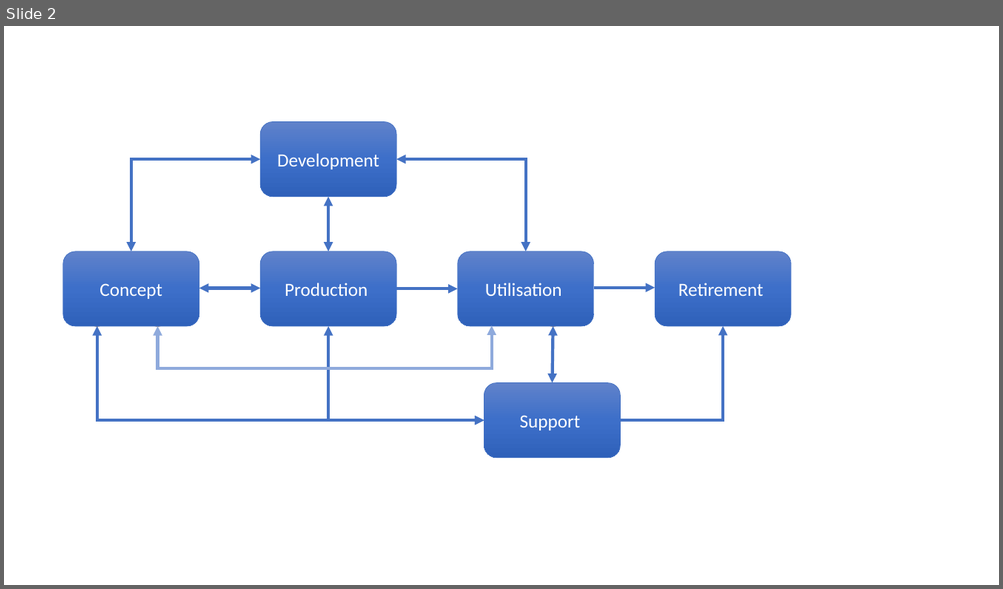
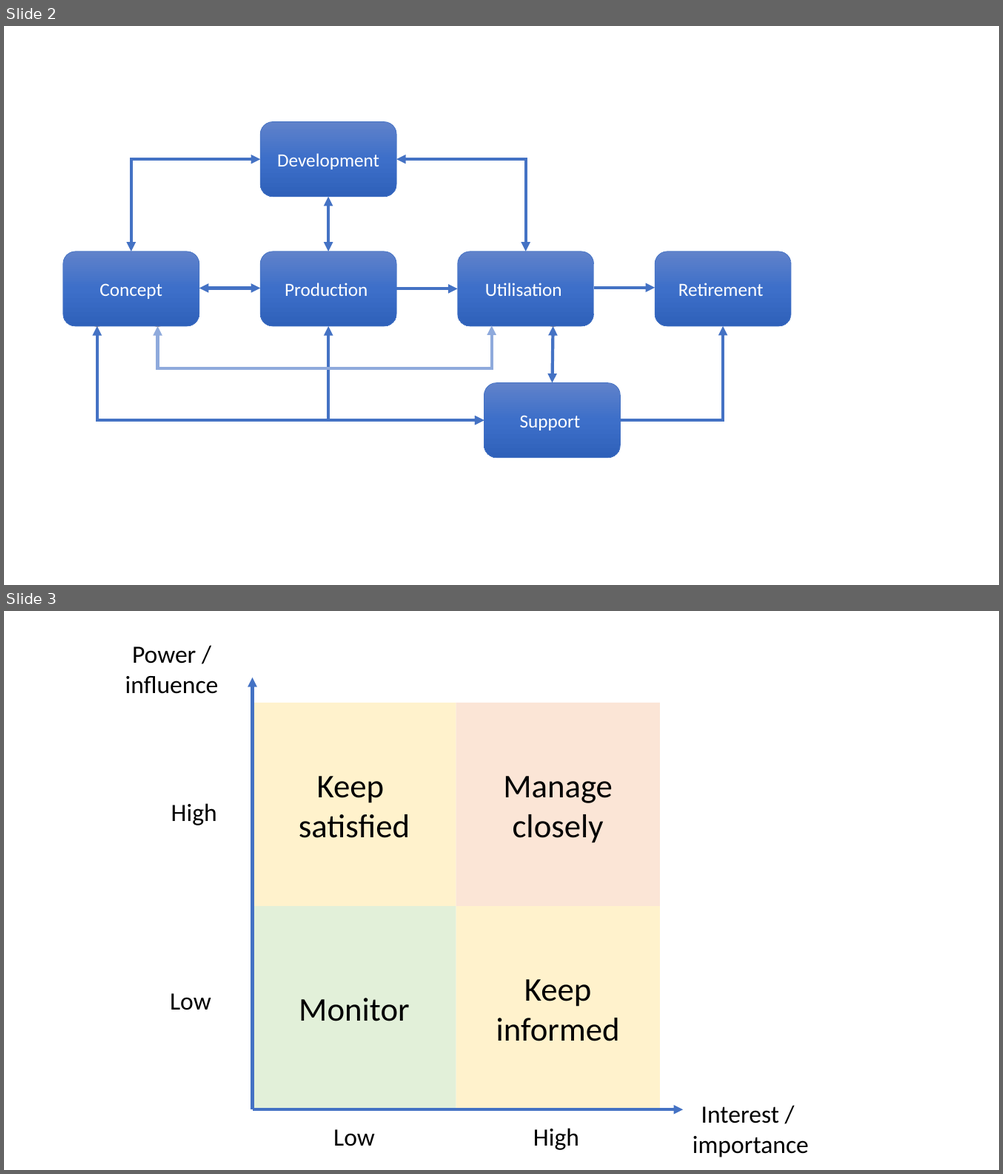
Before and after one commit to coillarach/SET09102, a slide deck: images/graphics.pptx. Shown one above the other, each under a label of ours: slide 2 before the commit, slides 2 and 3 after it. The pictures are 1003x589 and 1003x1174 pixels, drawn with LibreOffice and Linux fonts; fonts in the diff are those of the drawing. Boxes give left, top, right and bottom in pixels: in the first picture for what was removed or moved away, otherwise in the second. Text is boxed around its words. In the diff, an @@ line names an element or a change of style, - is before the commit and + after.

```diff
--- a/images/graphics.pptx
+++ b/images/graphics.pptx
@@ slide 3 added at (x1=4, y1=611, x2=999, y2=1170), background #FFFFFF @@
@@ text added at (x1=125, y1=647, x2=219, y2=694), 24 pt, text #000000 @@
+Power / influence
@@ arrow added from (253, 1111) to (253, 678), #4472C4 3 pt @@
@@ rectangle added at (x1=253, y1=703, x2=456, y2=906), fill #FFF2CC, 32 pt, text #000000 @@
+Keep
+satisfied
@@ rectangle added at (x1=456, y1=703, x2=660, y2=906), fill #FBE5D6, 32 pt, text #000000 @@
+Manage closely
@@ text added at (x1=171, y1=803, x2=217, y2=826), 24 pt, text #000000 @@
+High
@@ rectangle added at (x1=253, y1=906, x2=456, y2=1111), fill #E2F0D9, 32 pt, text #000000 @@
+Monitor
@@ rectangle added at (x1=456, y1=906, x2=660, y2=1111), fill #FFF2CC, 32 pt, text #000000 @@
+Keep informed
@@ text added at (x1=170, y1=994, x2=211, y2=1011), 24 pt, text #000000 @@
+Low
@@ arrow added from (253, 1111) to (683, 1111), #4472C4 3 pt @@
@@ text added at (x1=692, y1=1107, x2=808, y2=1158), 24 pt, text #000000 @@
+Interest /
+importance
@@ text added at (x1=333, y1=1130, x2=375, y2=1147), 24 pt, text #000000 @@
+Low
@@ text added at (x1=533, y1=1128, x2=579, y2=1150), 24 pt, text #000000 @@
+High
```
Also in this commit, not shown: 14 other files.
